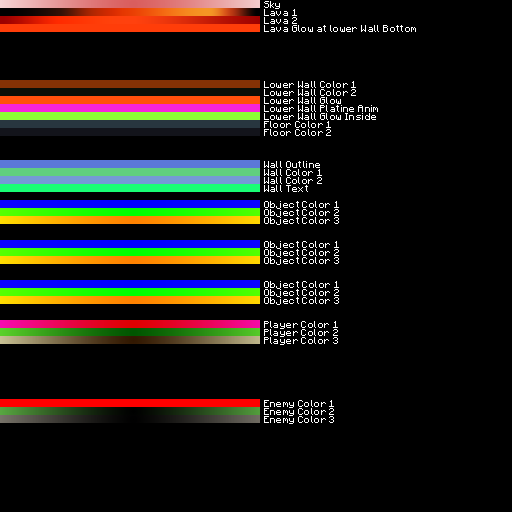
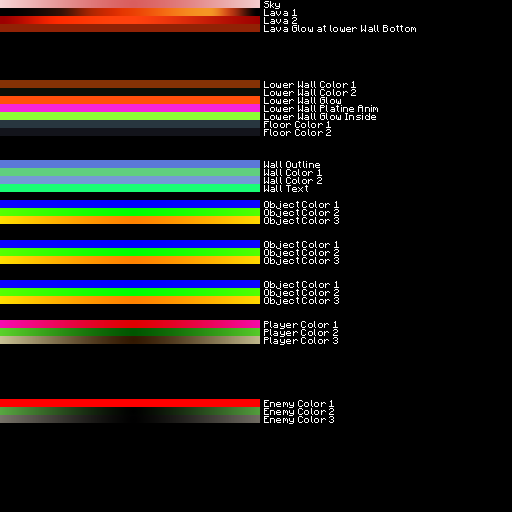
Revision of a layered 512×512 image; what changed, layer by layer:
painted on "Rectangle 1 copy 8" over (0, 24, 260, 32)
